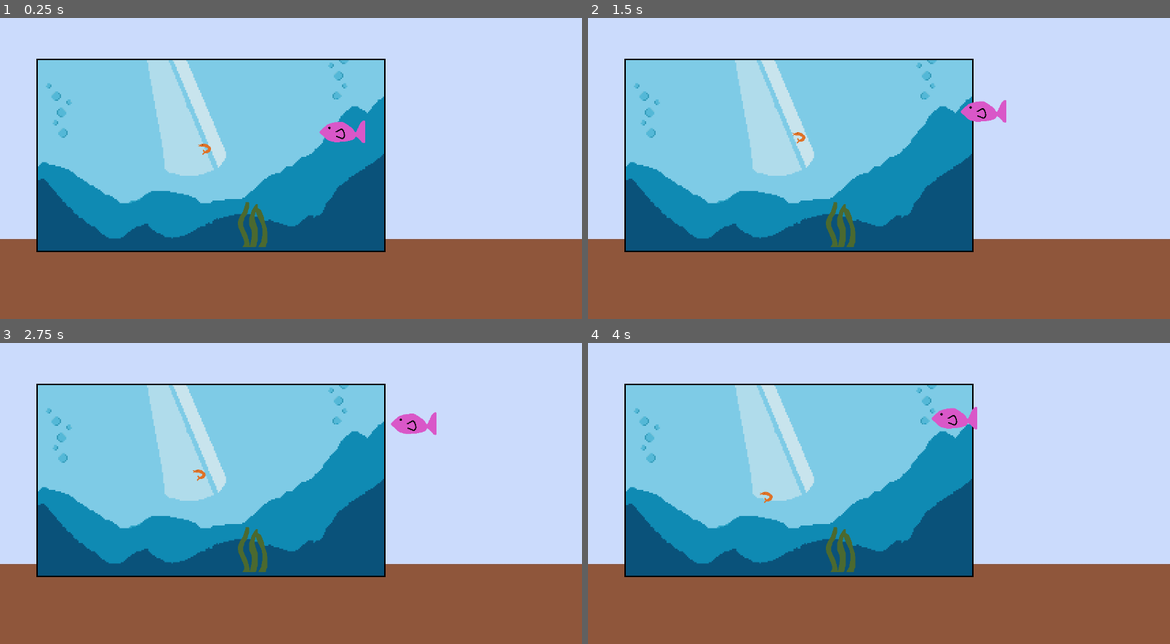
Above: before the commit, frames 1-4 (two rows, left to right).
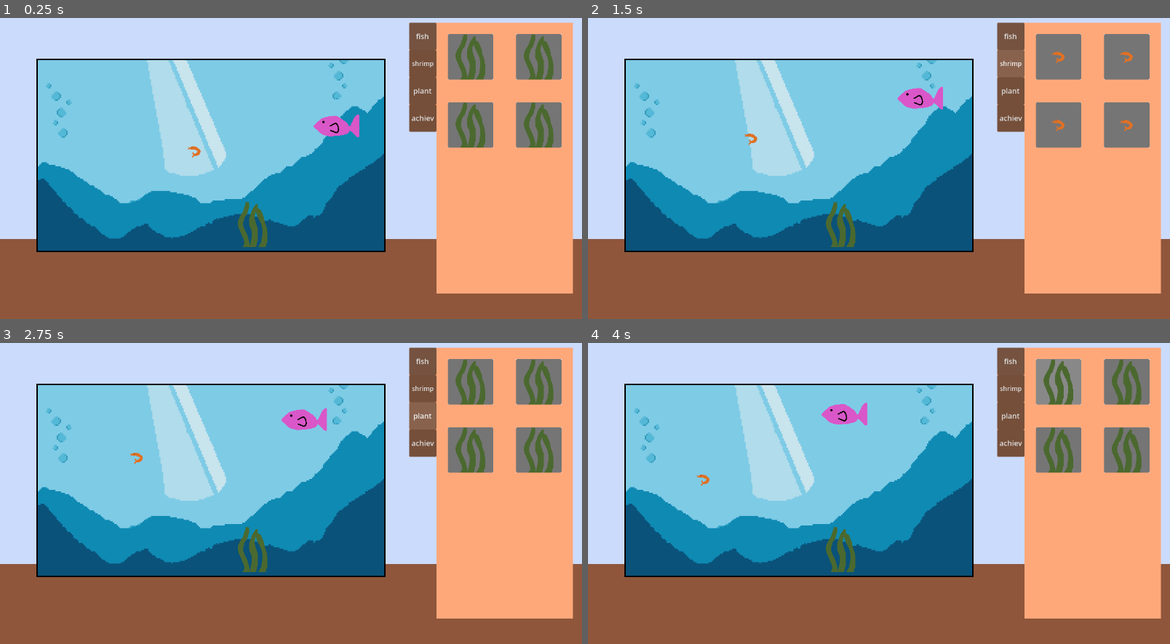
Above: after the commit, the same moments.

Repository: RayYRE/ClickNClaw
Game: Godot game, scene res://scenes/game.tscn
Two runs of this game, one before a commit and one after it. Both use one fixed random seed, a clock stepped at 60 frames per second and the inputs below. The project has no main scene, so this scene is started directly.
Inputs (mouse positions are in pixels of both pictures, inside the frame that each line leads up to):
- Up to frame 1 (0.25 s): no input
- Up to frame 2 (1.5 s): click (1012, 36) at 0.5 s, where only the run after the commit has a clickable "fish"; click (1012, 63) at 1.25 s, where only the run after the commit has a clickable "shrimp"
- Up to frame 3 (2.75 s): click (424, 415) at 2 s, where only the run after the commit has a clickable "plant"
- Up to frame 4 (4 s): click (1012, 442) at 2.75 s, where only the run after the commit has a clickable "achiev"; click (1059, 382) at 3.52 s

The runs differ from the first frame. In frame 1, 23% of the frame differs, in the area x 32-99%, y 1-92%; in frame 2, 24%; in frame 3, 24%; in frame 4, 24%, in the area x 18-99%, y 1-92%.

Commit message:
notebook

Diff:
--- /dev/null
+++ b/scenes/Notebook/fish_page.tscn
@@ -0,0 +1,23 @@
+[gd_scene format=3 uid="uid://nd38cnt71oau"]
+
+[ext_resource type="Script" uid="uid://dwnwqffwmnnum" path="res://scripts/notebook_page.gd" id="1_g0bqo"]
+[ext_resource type="PackedScene" uid="uid://ey23bli0cr84" path="res://scenes/Notebook/spawn_button.tscn" id="2_fbvxu"]
+[ext_resource type="Resource" uid="uid://2p6tervsse1u" path="res://resources/fish/fish1.tres" id="3_wn0d6"]
+
+[node name="FishPage" type="Node2D" unique_id=733486466]
+script = ExtResource("1_g0bqo")
+
+[node name="SpawnButton" parent="." unique_id=1980805055 instance=ExtResource("2_fbvxu")]
+entity = ExtResource("3_wn0d6")
+
+[node name="SpawnButton2" parent="." unique_id=122130929 instance=ExtResource("2_fbvxu")]
+position = Vector2(150, 0)
+entity = ExtResource("3_wn0d6")
+
+[node name="SpawnButton3" parent="." unique_id=2140277755 instance=ExtResource("2_fbvxu")]
+position = Vector2(0, 150)
+entity = ExtResource("3_wn0d6")
+
+[node name="SpawnButton4" parent="." unique_id=983328852 instance=ExtResource("2_fbvxu")]
+position = Vector2(150, 150)
+entity = ExtResource("3_wn0d6")
--- /dev/null
+++ b/scenes/Notebook/notebook.tscn
@@ -0,0 +1,109 @@
+[gd_scene format=3 uid="uid://31k64isk8h34"]
+
+[ext_resource type="Script" uid="uid://d3scbwnvgi6dp" path="res://scripts/notebook.gd" id="1_g2fck"]
+[ext_resource type="PackedScene" uid="uid://bsj21oyftl6xn" path="res://scenes/Notebook/shrimp_page.tscn" id="1_vodji"]
+[ext_resource type="PackedScene" uid="uid://nd38cnt71oau" path="res://scenes/Notebook/fish_page.tscn" id="2_g2fck"]
+[ext_resource type="PackedScene" uid="uid://u2pv5e6xvuq7" path="res://scenes/Notebook/plant_page.tscn" id="3_q8vbl"]
+
+[node name="Notebook" type="Node2D" unique_id=987489432]
+script = ExtResource("1_g2fck")
+
+[node name="ColorRect" type="ColorRect" parent="." unique_id=921539459]
+offset_left = 60.0
+offset_right = 360.0
+offset_bottom = 596.0
+color = Color(0.99603707, 0.6596129, 0.4773404, 1)
+
+[node name="Fish" type="ColorRect" parent="." unique_id=1142710226]
+offset_right = 60.0
+offset_bottom = 60.0
+color = Color(0.99603707, 0.6596129, 0.4773404, 1)
+
+[node name="FishButton" type="Button" parent="Fish" unique_id=796946039]
+layout_mode = 0
+offset_right = 60.0
+offset_bottom = 60.0
+theme_override_font_sizes/font_size = 16
+text = "fish"
+clip_text = true
+
+[node name="Shrimp" type="ColorRect" parent="." unique_id=565114085]
+offset_top = 60.0
+offset_right = 60.0
+offset_bottom = 120.0
+color = Color(0.99486095, 0.62270224, 0.4201222, 1)
+
+[node name="ShrimpButton" type="Button" parent="Shrimp" unique_id=1956018896]
+layout_mode = 1
+anchors_preset = 8
+anchor_left = 0.5
+anchor_top = 0.5
+anchor_right = 0.5
+anchor_bottom = 0.5
+offset_left = -30.0
+offset_top = -30.0
+offset_right = 30.0
+offset_bottom = 30.0
+grow_horizontal = 2
+grow_vertical = 2
+theme_override_font_sizes/font_size = 14
+text = "shrimp"
+
+[node name="Plant" type="ColorRect" parent="." unique_id=791573734]
+offset_top = 120.0
+offset_right = 60.0
+offset_bottom = 180.0
+color = Color(0.99486095, 0.62270224, 0.4201222, 1)
+
+[node name="PlantButton" type="Button" parent="Plant" unique_id=2134025419]
+layout_mode = 1
+anchors_preset = 8
+anchor_left = 0.5
+anchor_top = 0.5
+anchor_right = 0.5
+anchor_bottom = 0.5
+offset_left = -30.0
+offset_top = -30.0
+offset_right = 30.0
+offset_bottom = 30.0
+grow_horizontal = 2
+grow_vertical = 2
+theme_override_font_sizes/font_size = 16
+text = "plant"
+
+[node name="Achievements" type="ColorRect" parent="." unique_id=2034482540]
+offset_top = 180.0
+offset_right = 60.0
+offset_bottom = 240.0
+color = Color(0.99486095, 0.62270224, 0.4201222, 1)
+
+[node name="AchievementButton" type="Button" parent="Achievements" unique_id=1098798427]
+layout_mode = 1
+anchors_preset = 8
+anchor_left = 0.5
+anchor_top = 0.5
+anchor_right = 0.5
+anchor_bottom = 0.5
+offset_left = -30.0
+offset_top = -30.0
+offset_right = 30.0
+offset_bottom = 30.0
+grow_horizontal = 2
+grow_vertical = 2
+theme_override_font_sizes/font_size = 16
+text = "achiev"
+
+[node name="ShrimpPage" parent="." unique_id=733486466 instance=ExtResource("1_vodji")]
+visible = false
+position = Vector2(85, 25)
+
+[node name="FishPage" parent="." unique_id=1593858836 instance=ExtResource("2_g2fck")]
+position = Vector2(85, 25)
+
+[node name="PlantPage" parent="." unique_id=217655767 instance=ExtResource("3_q8vbl")]
+position = Vector2(85, 25)
+
+[connection signal="pressed" from="Fish/FishButton" to="." method="_on_fish_button_pressed"]
+[connection signal="pressed" from="Shrimp/ShrimpButton" to="." method="_on_shrimp_button_pressed"]
+[connection signal="pressed" from="Plant/PlantButton" to="." method="_on_plant_button_pressed"]
+[connection signal="pressed" from="Achievements/AchievementButton" to="." method="_on_achievement_button_pressed"]
--- /dev/null
+++ b/scenes/Notebook/plant_page.tscn
@@ -0,0 +1,23 @@
+[gd_scene format=3 uid="uid://u2pv5e6xvuq7"]
+
+[ext_resource type="Script" uid="uid://dwnwqffwmnnum" path="res://scripts/notebook_page.gd" id="1_ctmrq"]
+[ext_resource type="PackedScene" uid="uid://ey23bli0cr84" path="res://scenes/Notebook/spawn_button.tscn" id="2_57fvw"]
+[ext_resource type="Resource" uid="uid://bwdd86bvetua" path="res://resources/plant/plant1.tres" id="3_ctmrq"]
+
+[node name="PlantPage" type="Node2D" unique_id=733486466]
+script = ExtResource("1_ctmrq")
+
+[node name="SpawnButton" parent="." unique_id=1980805055 instance=ExtResource("2_57fvw")]
+entity = ExtResource("3_ctmrq")
+
+[node name="SpawnButton2" parent="." unique_id=122130929 instance=ExtResource("2_57fvw")]
+position = Vector2(150, 0)
+entity = ExtResource("3_ctmrq")
+
+[node name="SpawnButton3" parent="." unique_id=2140277755 instance=ExtResource("2_57fvw")]
+position = Vector2(0, 150)
+entity = ExtResource("3_ctmrq")
+
+[node name="SpawnButton4" parent="." unique_id=983328852 instance=ExtResource("2_57fvw")]
+position = Vector2(150, 150)
+entity = ExtResource("3_ctmrq")
--- /dev/null
+++ b/scenes/Notebook/shrimp_page.tscn
@@ -0,0 +1,23 @@
+[gd_scene format=3 uid="uid://bsj21oyftl6xn"]
+
+[ext_resource type="Script" uid="uid://dwnwqffwmnnum" path="res://scripts/notebook_page.gd" id="1_4mxph"]
+[ext_resource type="PackedScene" uid="uid://ey23bli0cr84" path="res://scenes/Notebook/spawn_button.tscn" id="2_e2tta"]
+[ext_resource type="Resource" uid="uid://dggpd85m7sfmx" path="res://resources/shrimp/shrimp1.tres" id="3_4mxph"]
+
+[node name="ShrimpPage" type="Node2D" unique_id=733486466]
+script = ExtResource("1_4mxph")
+
+[node name="SpawnButton" parent="." unique_id=1980805055 instance=ExtResource("2_e2tta")]
+entity = ExtResource("3_4mxph")
+
+[node name="SpawnButton2" parent="." unique_id=122130929 instance=ExtResource("2_e2tta")]
+position = Vector2(150, 0)
+entity = ExtResource("3_4mxph")
+
+[node name="SpawnButton3" parent="." unique_id=2140277755 instance=ExtResource("2_e2tta")]
+position = Vector2(0, 150)
+entity = ExtResource("3_4mxph")
+
+[node name="SpawnButton4" parent="." unique_id=983328852 instance=ExtResource("2_e2tta")]
+position = Vector2(150, 150)
+entity = ExtResource("3_4mxph")
--- /dev/null
+++ b/scenes/Notebook/spawn_button.tscn
@@ -0,0 +1,19 @@
+[gd_scene format=3 uid="uid://ey23bli0cr84"]
+
+[ext_resource type="Script" uid="uid://df5jpuqs4cbuv" path="res://scripts/spawn_button.gd" id="1_ghwsi"]
+
+[node name="SpawnButton" type="Node2D" unique_id=1980805055]
+script = ExtResource("1_ghwsi")
+
+[node name="ColorRect" type="ColorRect" parent="." unique_id=1672631533]
+offset_right = 100.0
+offset_bottom = 100.0
+
+[node name="Button" type="Button" parent="." unique_id=1790940598]
+offset_right = 100.0
+offset_bottom = 100.0
+
+[node name="Sprite2D" type="Sprite2D" parent="." unique_id=665333449]
+position = Vector2(50, 50)
+
+[connection signal="pressed" from="Button" to="." method="_on_button_pressed"]
--- a/scenes/game.tscn
+++ b/scenes/game.tscn
@@ -8,6 +8,7 @@
 [ext_resource type="Resource" uid="uid://dggpd85m7sfmx" path="res://resources/shrimp/shrimp1.tres" id="5_u5sy4"]
 [ext_resource type="PackedScene" path="res://scenes/plant.tscn" id="7_gee14"]
 [ext_resource type="Resource" uid="uid://bwdd86bvetua" path="res://resources/plant/plant1.tres" id="8_gee14"]
+[ext_resource type="PackedScene" uid="uid://31k64isk8h34" path="res://scenes/Notebook/notebook.tscn" id="9_0tnpc"]
 
 [node name="Game" type="Node2D" unique_id=2143538859]
 script = ExtResource("1_u5sy4")
@@ -38,3 +39,6 @@
 ignore_time_scale = true
 
 [connection signal="timeout" from="Period" to="." method="_on_period_timeout"]
+
+[node name="Node2D" parent="." unique_id=987489432 instance=ExtResource("9_0tnpc")]
+position = Vector2(900, 68)
--- a/scripts/fish.gd
+++ b/scripts/fish.gd
@@ -3,9 +3,9 @@
 @export var stats : fish_stats
 
 # global tank size
-var x_min = 259+50
-var x_max = 1021-50
-var y_min = 150+25
+var x_min = 80+50
+var x_max = 845-50
+var y_min = 147+25
 var y_max = 570-25
 
 var _target:Vector2
--- /dev/null
+++ b/scripts/notebook.gd
@@ -0,0 +1,36 @@
+extends Node2D
+
+
+# Called when the node enters the scene tree for the first time.
+func _ready() -> void:
+	$ShrimpPage.connect("spawn_pressed", _on_spawn_pressed)
+	$FishPage.connect("spawn_pressed", _on_spawn_pressed)
+	$PlantPage.connect("spawn_pressed", _on_spawn_pressed)
+
+# Called every frame. 'delta' is the elapsed time since the previous frame.
+func _process(delta: float) -> void:
+	pass
+
+func _on_spawn_pressed(entity) -> void:
+	print(entity.oxygen)
+
+func _on_fish_button_pressed() -> void:
+	$ShrimpPage.visible = false
+	$PlantPage.visible = false
+	$FishPage.visible = true
+
+
+func _on_shrimp_button_pressed() -> void:
+	$ShrimpPage.visible = true
+	$PlantPage.visible = false
+	$FishPage.visible = false
+
+
+func _on_plant_button_pressed() -> void:
+	$ShrimpPage.visible = false
+	$PlantPage.visible = true
+	$FishPage.visible = false
+
+
+func _on_achievement_button_pressed() -> void:
+	pass # Replace with function body.
--- /dev/null
+++ b/scripts/notebook_page.gd
@@ -0,0 +1,16 @@
+extends Node2D
+
+signal spawn_pressed(entity)
+
+# Called when the node enters the scene tree for the first time.
+func _ready() -> void:
+	for slot in self.get_children():
+		slot.connect("spawn_pressed", _on_spawn_pressed)
+
+func _on_spawn_pressed(entity):
+	print("page received:", entity.oxygen)
+	emit_signal("spawn_pressed", entity)
+
+# Called every frame. 'delta' is the elapsed time since the previous frame.
+func _process(delta: float) -> void:
+	pass
--- a/scripts/shrimp.gd
+++ b/scripts/shrimp.gd
@@ -3,9 +3,9 @@
 @export var stats : shrimp_stats
 
 # global tank size
-var x_min = 259+15
-var x_max = 1021-15
-var y_min = 150+15
+var x_min = 80+15
+var x_max = 845-15
+var y_min = 147+15
 var y_max = 570-15
 
 var _target:Vector2
--- /dev/null
+++ b/scripts/spawn_button.gd
@@ -0,0 +1,19 @@
+extends Node2D
+
+@export var entity : Resource
+
+signal spawn_pressed(entity)
+
+# Called when the node enters the scene tree for the first time.
+func _ready() -> void:
+	$Sprite2D.texture = entity.texture
+	pass # Replace with function body.
+
+
+# Called every frame. 'delta' is the elapsed time since the previous frame.
+func _process(delta: float) -> void:
+	pass
+
+
+func _on_button_pressed() -> void:
+	emit_signal("spawn_pressed", entity)
Not shown, added: scripts/notebook.gd.uid
Not shown, added: scripts/notebook_page.gd.uid
Not shown, added: scripts/spawn_button.gd.uid
